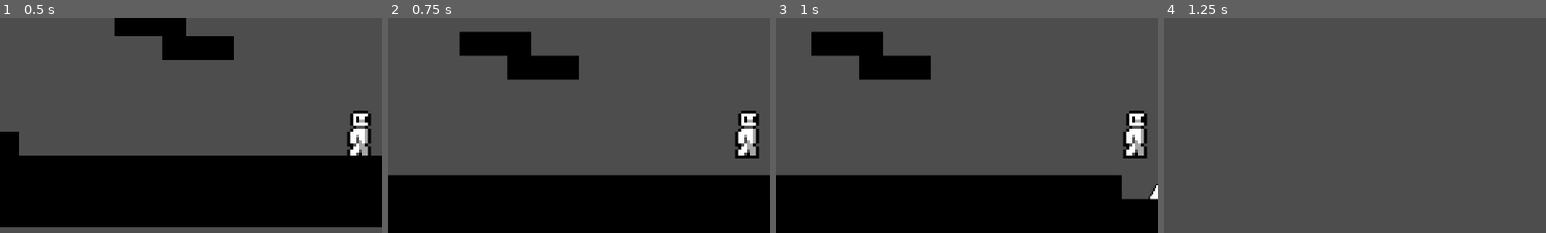
Above: before the commit, frames 1-4 (left to right).
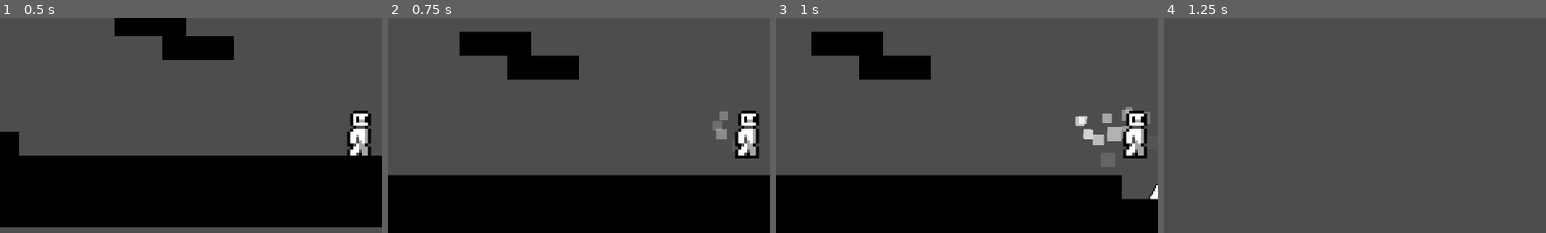
Above: after the commit, the same moments.

Repository: Choco-latez/gmtk-2026
Game: Godot game, scene res://Map/map_test.tscn
Same seed, same stepped clock (60 frames per second), same inputs: the game is played once before the commit and once after it.
Inputs:
- Up to frame 1 (0.5 s): no input
- Up to frame 2 (0.75 s): tap Enter at 0.5 s; hold Right (RIGHT) from 0.53 s (still down); hold Space (JUMP) from 0.53 s (still down); tap Q (DIVE) at 0.6 s
- Up to frame 3 (1 s): keep holding Right (RIGHT); keep holding Space (JUMP)
- Up to frame 4 (1.25 s): keep holding Right (RIGHT); keep holding Space (JUMP)
The pictures show only the part of the screen within x 3-53%, y 23-73%; the shares and areas given below are measured in that part.

Frame 1 is identical in both runs. In frame 2, 0.3% of the frame differs, in the area x 85-89%, y 43-57%; in frame 3, 1.0%, in the area x 78-98%, y 41-60%; in frame 4, nothing differs.

Commit message:
particles

Diff:
--- a/gmtk-2026/Entities/Character Entities/Player/Scripts/Player.gd
+++ b/gmtk-2026/Entities/Character Entities/Player/Scripts/Player.gd
@@ -1,6 +1,7 @@
 class_name Player
 extends CharacterBody2D
 
+@export var jump_particle_instance : PackedScene
 
 const SPEED = 120.0
 const JUMP_VELOCITY = -100.0
@@ -32,3 +33,7 @@
 	else:
 		%"Normal Movement".process_mode = Node.PROCESS_MODE_DISABLED
 		%"Zero Gravity Movement".process_mode = Node.PROCESS_MODE_INHERIT
+
+func jump_particles_instantiate():
+	var jp = jump_particle_instance.instantiate()
+	$Particles.add_child(jp)
--- a/gmtk-2026/Entities/Character Entities/Player/Scripts/normal_movement.gd
+++ b/gmtk-2026/Entities/Character Entities/Player/Scripts/normal_movement.gd
@@ -33,11 +33,13 @@
 		%"Coyote Time".stop()
 		player.can_jump = false
 		player.continue_jump = true
+		player.jump_particles_instantiate()
 	elif Input.is_action_just_pressed("JUMP") and player.additional_jumps_available > 0:
 		%"Jump Timer".start()
 		player.continue_jump = true
 		player.velocity.y = player.JUMP_VELOCITY
 		player.additional_jumps_available -=1
+		player.jump_particles_instantiate()
 	elif Input.is_action_pressed("JUMP") and player.continue_jump:
 		player.velocity.y += player.JUMP_VELOCITY/18
 	if Input.is_action_just_released("JUMP"):
@@ -60,16 +62,26 @@
 	if Input.is_action_just_pressed("DIVE") and player.dive_available and not player.is_on_floor():
 		%"Dive Timer".wait_time = 0.5
 		%"Dive Timer".start()
+		%"Dive Charge Particles".emitting = true
 		player.dive_available = false
 		player.diving = true
 		player.velocity.y = 0
+
 		await %"Dive Timer".timeout
+		%"Dive Charge Particles".emitting = false
+		%"Dive Particles".emitting = true
 		%"Dive Timer".wait_time = 0.05
 		%"Dive Timer".start()
-		player.velocity.y = -player.JUMP_VELOCITY *4
+		player.velocity.y = -player.JUMP_VELOCITY *3
+
 		await %"Dive Timer".timeout
 		player.diving = false
 		player.dive_available = true
+		%"Dive Timer".wait_time = 0.1
+		%"Dive Timer".start()
+
+		await %"Dive Timer".timeout
+		%"Dive Particles".emitting = false
 
 
 func _on_coyote_time_timeout() -> void:
--- a/gmtk-2026/Entities/Character Entities/Player/Scripts/zero_gravity_movement.gd
+++ b/gmtk-2026/Entities/Character Entities/Player/Scripts/zero_gravity_movement.gd
@@ -54,15 +54,19 @@
 	return vec
 
 func handle_dive():
-	if Input.is_action_just_pressed("DIVE") and player.dive_available and not player.is_on_floor():
+	if Input.is_action_just_pressed("DIVE") and player.dive_available and  standing_dir == standing_directions.NONE:
 		%"Dive Timer".wait_time = 0.5
 		%"Dive Timer".start()
 		player.dive_available = false
 		player.diving = true
 		player.velocity = Vector2.ZERO
+		%"Dive Charge Particles".emitting = true
+
 		await %"Dive Timer".timeout
 		%"Dive Timer".wait_time = 0.05
 		%"Dive Timer".start()
+		%"Dive Charge Particles".emitting = false
+		%"Dive Particles".emitting = true
 
 		var input = Input.get_vector("LEFT","RIGHT","UP","DOWN")
 		print(input)
@@ -70,20 +74,30 @@
 			player.velocity = - (input.normalized())*player.JUMP_VELOCITY *4
 		else:
 			player.velocity = jumping_dir*player.JUMP_VELOCITY *4
+
 		await %"Dive Timer".timeout
 		player.diving = false
 		player.dive_available = true
+		%"Dive Timer".wait_time = 0.1
+		%"Dive Timer".start()
+
+		await %"Dive Timer".timeout
+		%"Dive Particles".emitting = false
 
 func handle_jump():
 	if standing_dir != standing_directions.NONE:
 		var input = Input.get_vector("LEFT","RIGHT","UP","DOWN")
-		if get_standing_vector() == input:
-			if Input.is_action_just_pressed("JUMP") and player.can_jump:
-				%"Jump Timer".start()
-				%"Coyote Time".stop()
-				player.can_jump = false
+
+		if Input.is_action_just_pressed("JUMP") and player.can_jump:
+			%"Jump Timer".start()
+			%"Coyote Time".stop()
+			player.can_jump = false
+			if input == Vector2.ZERO:
 				jumping_dir = -get_standing_vector().normalized()
-				player.velocity = jumping_dir * player.JUMP_VELOCITY
+			else:
+				jumping_dir = - input.normalized()
+			player.velocity = jumping_dir * player.JUMP_VELOCITY
+			player.jump_particles_instantiate()
 
 	elif standing_dir == standing_directions.NONE:
 		if Input.is_action_just_pressed("JUMP") and player.additional_jumps_available > 0:
@@ -96,6 +110,7 @@
 			else:
 				print("asd")
 				player.velocity -= (input.normalized()) * player.JUMP_VELOCITY
+			player.jump_particles_instantiate()
 			player.additional_jumps_available -=1
 
 
--- a/gmtk-2026/Entities/Character Entities/Player/character_body_2d.tscn
+++ b/gmtk-2026/Entities/Character Entities/Player/character_body_2d.tscn
@@ -1,15 +1,121 @@
 [gd_scene format=3 uid="uid://b148ktydjt3f7"]
 
 [ext_resource type="Script" uid="uid://7upgmkjoob0o" path="res://Entities/Character Entities/Player/Scripts/Player.gd" id="1_y01m2"]
+[ext_resource type="PackedScene" uid="uid://wr2u47ebr53k" path="res://Entities/Particles/jump_particles.tscn" id="2_jpkce"]
 [ext_resource type="Texture2D" uid="uid://dpwrcb6mp1c8g" path="res://Entities/Character Entities/Player/Sprites/temp player.png" id="2_uuxyx"]
 [ext_resource type="Script" uid="uid://cboc2f7s0gqkx" path="res://Entities/Character Entities/Player/Scripts/normal_movement.gd" id="2_yglxg"]
+[ext_resource type="Texture2D" uid="uid://ba7jos2bqecva" path="res://Entities/Particles/sprites/feather.png" id="2_ym8wo"]
 [ext_resource type="Script" uid="uid://cnfebcps46y8v" path="res://Entities/Character Entities/Player/Scripts/zero_gravity_movement.gd" id="3_u82tg"]
+
+[sub_resource type="Curve" id="Curve_ucim2"]
+_data = [Vector2(0, 1), 0.0, 0.0, 0, 0, Vector2(0.66891897, 0.94382024), -0.41573027, -0.41573027, 0, 0, Vector2(0.98648655, 0), -3.1699436, 0.0, 0, 0]
+point_count = 3
+
+[sub_resource type="CurveTexture" id="CurveTexture_r6c0r"]
+curve = SubResource("Curve_ucim2")
+
+[sub_resource type="Curve" id="Curve_u82tg"]
+_data = [Vector2(0, 1), 0.0, 0.0, 0, 0, Vector2(0.9932432, 0.64044946), -0.6307635, 0.0, 0, 0]
+point_count = 2
+
+[sub_resource type="CurveTexture" id="CurveTexture_hjb8m"]
+curve = SubResource("Curve_u82tg")
+
+[sub_resource type="ParticleProcessMaterial" id="ParticleProcessMaterial_lfxu0"]
+particle_flag_disable_z = true
+angular_velocity_min = -10.000016
+angular_velocity_max = 9.999984
+radial_velocity_min = -1.0000223
+radial_velocity_max = 0.99997765
+gravity = Vector3(0, 0, 0)
+scale_min = 0.5
+scale_curve = SubResource("CurveTexture_hjb8m")
+color = Color(0.50980395, 0.50980395, 0.50980395, 0.78431374)
+alpha_curve = SubResource("CurveTexture_r6c0r")
+collision_mode = 1
+collision_friction = 0.0
+collision_bounce = 0.0
+
+[sub_resource type="Curve" id="Curve_guki6"]
+_data = [Vector2(0, 1), 0.0, 0.0, 0, 0, Vector2(0.98798084, 0.011904836), -3.5657141, 0.0, 0, 0]
+point_count = 2
+
+[sub_resource type="CurveTexture" id="CurveTexture_q0jor"]
+curve = SubResource("Curve_guki6")
+
+[sub_resource type="ParticleProcessMaterial" id="ParticleProcessMaterial_0ljxh"]
+particle_flag_disable_z = true
+emission_shape = 3
+emission_box_extents = Vector3(5, 3, 1)
+angle_min = 1.0728835e-05
+angle_max = 360.00003
+radial_velocity_min = -2.2351742e-05
+radial_velocity_max = 0.49997765
+gravity = Vector3(0, 0, 0)
+scale_min = 0.099999994
+scale_max = 0.29999998
+alpha_curve = SubResource("CurveTexture_q0jor")
+
+[sub_resource type="Curve" id="Curve_ym8wo"]
+_data = [Vector2(0.007211536, 0), 0.0, 3.2500005, 0, 0, Vector2(1, 1), 0.24597894, 0.0, 0, 0]
+point_count = 2
+
+[sub_resource type="CurveTexture" id="CurveTexture_n65on"]
+curve = SubResource("Curve_ym8wo")
+
+[sub_resource type="Curve" id="Curve_u1n50"]
+_data = [Vector2(0, 1), 0.0, 0.0, 0, 0, Vector2(1, 0.20833337), -1.9047623, 0.0, 0, 0]
+point_count = 2
+
+[sub_resource type="CurveTexture" id="CurveTexture_y21qx"]
+curve = SubResource("Curve_u1n50")
+
+[sub_resource type="ParticleProcessMaterial" id="ParticleProcessMaterial_r6c0r"]
+particle_flag_disable_z = true
+emission_shape = 2
+emission_sphere_radius = 12.0
+angular_velocity_min = -10.000016
+angular_velocity_max = 9.999984
+orbit_velocity_min = -0.09999991
+orbit_velocity_max = 0.1000001
+radial_velocity_min = -20.000021
+radial_velocity_max = -10.000022
+gravity = Vector3(0, 0, 0)
+scale_min = 2.0
+scale_max = 5.0
+scale_curve = SubResource("CurveTexture_y21qx")
+alpha_curve = SubResource("CurveTexture_n65on")
 
 [sub_resource type="RectangleShape2D" id="RectangleShape2D_u82tg"]
 size = Vector2(6, 14)
 
 [node name="Player" type="CharacterBody2D" unique_id=1420188091]
 script = ExtResource("1_y01m2")
+jump_particle_instance = ExtResource("2_jpkce")
+
+[node name="Particles" type="Node2D" parent="." unique_id=494589182]
+position = Vector2(0, 6)
+
+[node name="MoveParticles" type="GPUParticles2D" parent="Particles" unique_id=112172195]
+unique_name_in_owner = true
+amount = 32
+process_material = SubResource("ParticleProcessMaterial_lfxu0")
+
+[node name="Dive Particles" type="GPUParticles2D" parent="Particles" unique_id=1240603240]
+unique_name_in_owner = true
+emitting = false
+amount = 92
+texture = ExtResource("2_ym8wo")
+lifetime = 10.0
+speed_scale = 10.0
+process_material = SubResource("ParticleProcessMaterial_0ljxh")
+
+[node name="Dive Charge Particles" type="GPUParticles2D" parent="Particles" unique_id=1601872425]
+unique_name_in_owner = true
+position = Vector2(0, -6)
+emitting = false
+amount = 32
+process_material = SubResource("ParticleProcessMaterial_r6c0r")
 
 [node name="Normal Movement" type="Node2D" parent="." unique_id=1987921560 node_paths=PackedStringArray("player")]
 unique_name_in_owner = true
@@ -26,6 +132,7 @@
 texture = ExtResource("2_uuxyx")
 
 [node name="Collision" type="CollisionShape2D" parent="." unique_id=1772318761]
+visible = false
 shape = SubResource("RectangleShape2D_u82tg")
 
 [node name="Coyote Time" type="Timer" parent="." unique_id=767765018]
@@ -44,11 +151,13 @@
 
 [node name="RaycastR" type="RayCast2D" parent="." unique_id=424401752]
 unique_name_in_owner = true
+visible = false
 position = Vector2(0, 5)
 target_position = Vector2(4, 0)
 
 [node name="RaycastL" type="RayCast2D" parent="." unique_id=297158571]
 unique_name_in_owner = true
+visible = false
 position = Vector2(0, 5)
 target_position = Vector2(-4, 0)
 
--- /dev/null
+++ b/gmtk-2026/Entities/Particles/jump_particles.tscn
@@ -0,0 +1,49 @@
+[gd_scene format=3 uid="uid://wr2u47ebr53k"]
+
+[ext_resource type="Texture2D" uid="uid://ba7jos2bqecva" path="res://Entities/Particles/sprites/feather.png" id="1_in2nn"]
+[ext_resource type="Script" uid="uid://dhhhiwckfhmr0" path="res://Entities/Particles/scripts/jump_particles.gd" id="2_lmaqc"]
+
+[sub_resource type="Curve" id="Curve_lmaqc"]
+_data = [Vector2(0, 0.99253726), 0.0, -0.44664192, 0, 0, Vector2(0.99415207, 0.014925361), 0.0, 0.0, 0, 0]
+point_count = 2
+
+[sub_resource type="CurveTexture" id="CurveTexture_odlsx"]
+curve = SubResource("Curve_lmaqc")
+
+[sub_resource type="Curve" id="Curve_jpkce"]
+_data = [Vector2(0, 1), 0.0, 1.6699893, 0, 0, Vector2(1, 0.011904836), -3.2328055, 0.0, 0, 0]
+point_count = 2
+
+[sub_resource type="CurveTexture" id="CurveTexture_u1n50"]
+curve = SubResource("Curve_jpkce")
+
+[sub_resource type="ParticleProcessMaterial" id="ParticleProcessMaterial_hjb8m"]
+particle_flag_disable_z = true
+emission_shape = 3
+emission_box_extents = Vector3(5, 8, 1)
+angle_min = 1.0728835e-05
+angle_max = 360.00003
+direction = Vector3(0, -1, 0)
+initial_velocity_min = 15.0
+initial_velocity_max = 20.0
+angular_velocity_min = -30.000015
+angular_velocity_max = 29.999983
+radial_velocity_min = -2.2351742e-05
+radial_velocity_max = 49.999977
+gravity = Vector3(0, 45, 0)
+scale_min = 0.099999994
+scale_max = 0.5
+scale_curve = SubResource("CurveTexture_u1n50")
+alpha_curve = SubResource("CurveTexture_odlsx")
+
+[node name="Jump Particles" type="GPUParticles2D" unique_id=1569244118]
+emitting = false
+amount = 16
+texture = ExtResource("1_in2nn")
+lifetime = 0.2
+one_shot = true
+explosiveness = 1.0
+process_material = SubResource("ParticleProcessMaterial_hjb8m")
+script = ExtResource("2_lmaqc")
+
+[connection signal="finished" from="." to="." method="_on_finished"]
--- /dev/null
+++ b/gmtk-2026/Entities/Particles/scripts/jump_particles.gd
@@ -0,0 +1,10 @@
+extends GPUParticles2D
+
+var normal:bool
+# Called when the node enters the scene tree for the first time.
+func _ready() -> void:
+	emitting = true
+
+
+func _on_finished() -> void:
+	queue_free()
--- a/gmtk-2026/Map/map_test.tscn
+++ b/gmtk-2026/Map/map_test.tscn
@@ -1053,6 +1053,7 @@
 
 [node name="Camera2D" type="Camera2D" parent="CharacterBody2D" unique_id=1867189765]
 zoom = Vector2(5, 5)
+position_smoothing_speed = 0.0
 
 [node name="Spikes" parent="." unique_id=630616832 instance=ExtResource("3_dwmtj")]
 position = Vector2(45, 52)
Not shown, added: gmtk-2026/Entities/Particles/scripts/jump_particles.gd.uid
Binary file added: gmtk-2026/Entities/Particles/sprites/feather.png
Not shown, added: gmtk-2026/Entities/Particles/sprites/feather.png.import
